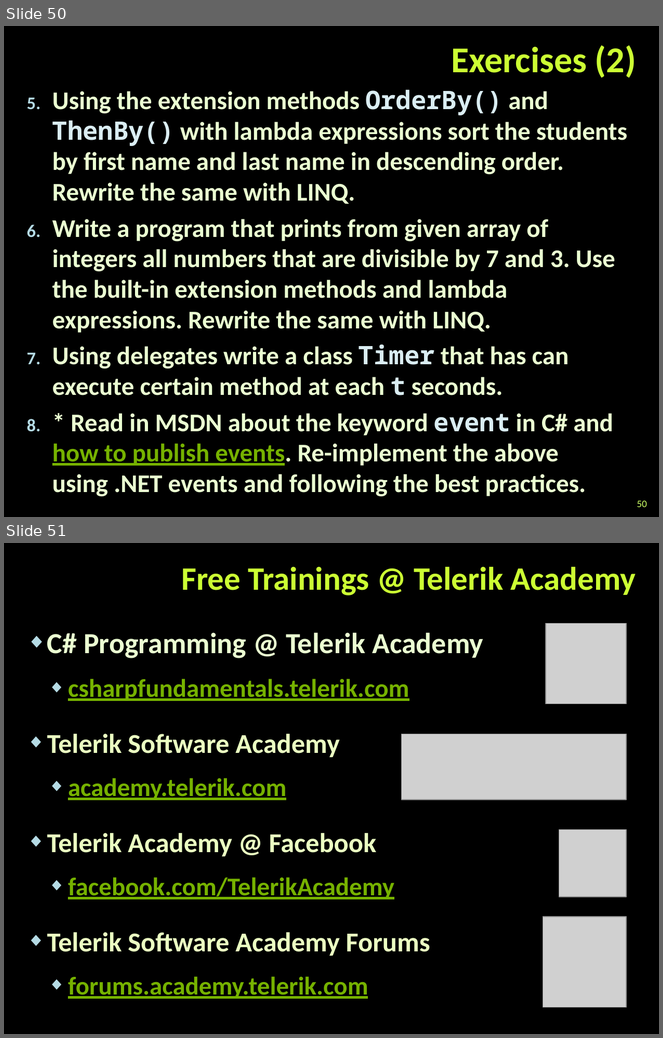
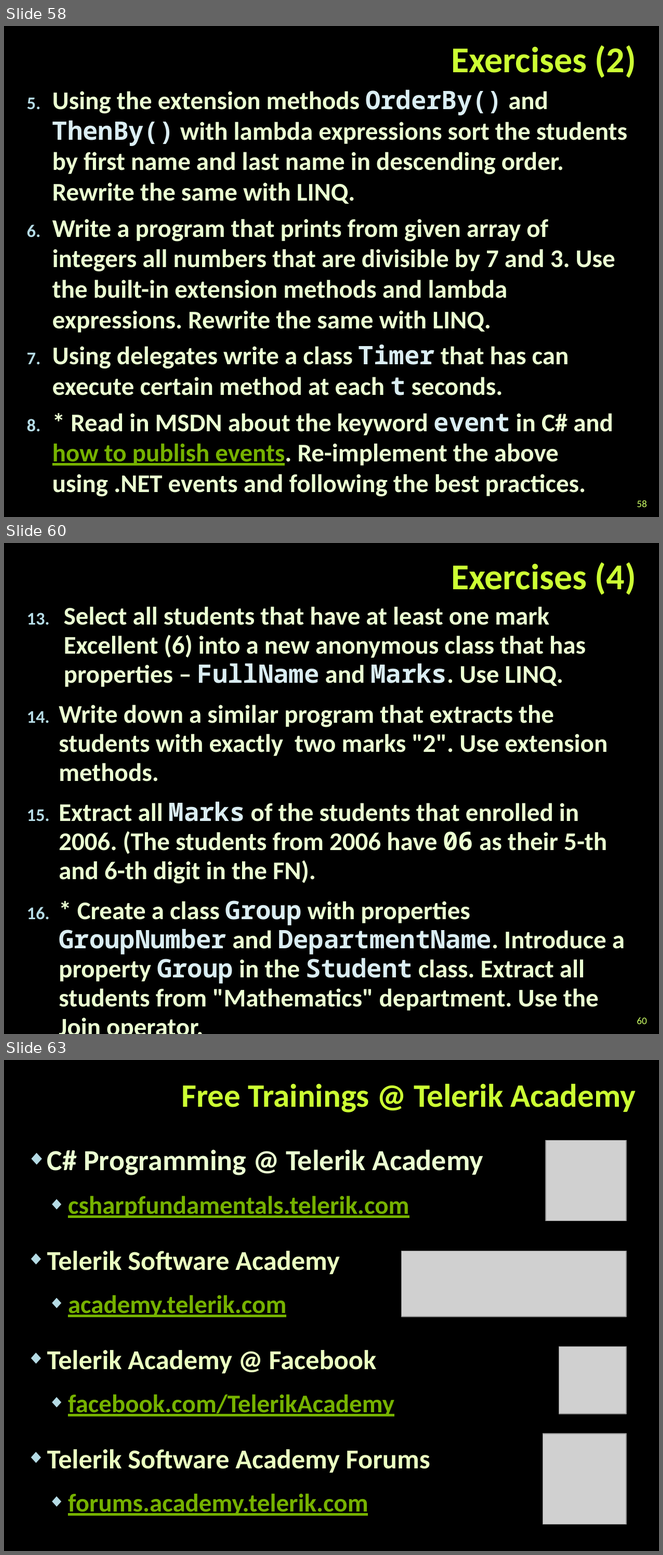
Before and after one commit to miroslavavramov/TelerikAcademy, a slide deck: CSharpOOP/17.ExtensionsDelegatesLambdaLINQ/Extension-Methods-Delegates-Lambda-LINQ.pptx. Shown one above the other, each under a label of ours: slides 50 and 51 before the commit, slides 58, 60 and 63 after it; the slides between them are not shown. The pictures are 663x1038 and 663x1555 pixels, drawn with LibreOffice and Linux fonts; fonts in the diff are those of the drawing; grey boxes stand for pictures; background and template pictures are left out. Boxes give left, top, right and bottom in pixels: in the first picture for what was removed or moved away, otherwise in the second. Text is boxed around its words. In the diff, an @@ line names an element or a change of style, - is before the commit and + after.

```diff
--- a/CSharpOOP/17.ExtensionsDelegatesLambdaLINQ/Extension-Methods-Delegates-Lambda-LINQ.pptx
+++ b/CSharpOOP/17.ExtensionsDelegatesLambdaLINQ/Extension-Methods-Delegates-Lambda-LINQ.pptx
@@ slide 60 added at [4, 543, 659, 1034], background picture (left out) @@
@@ title added at [451, 562, 636, 595], 40 pt, text #CCFF33, bold @@
+Exercises (4)
@@ text added at [59, 606, 625, 1011], 28 pt, text #EBFFD2, bold @@
+13. Select all students that have at least one mark Excellent (6) into a new anonymous class that has properties – FullName and Marks. Use LINQ.
+14. Write down a similar program that extracts the students with exactly two marks "2". Use extension methods.
+15. Extract all Marks of the students that enrolled in 2006. (The students from 2006 have 06 as their 5-th and 6-th digit in the FN).
+16. * Create a class Group with properties GroupNumber and DepartmentName. Introduce a property Group in the Student class. Extract all students from "Mathematics" department. Use the Join operator.
@@ page number added at [637, 1018, 647, 1025], 11 pt, text #CCFF66 @@
+60
@@ what was slide 50 is now slide 58 @@
@@ page number at [637, 501, 647, 508]: text changed @@
-50
+58
@@ what was slide 51 is now slide 63 @@
```
Also in this commit, not shown: 2 slides changed, 11 other slides added, 10 other files.
